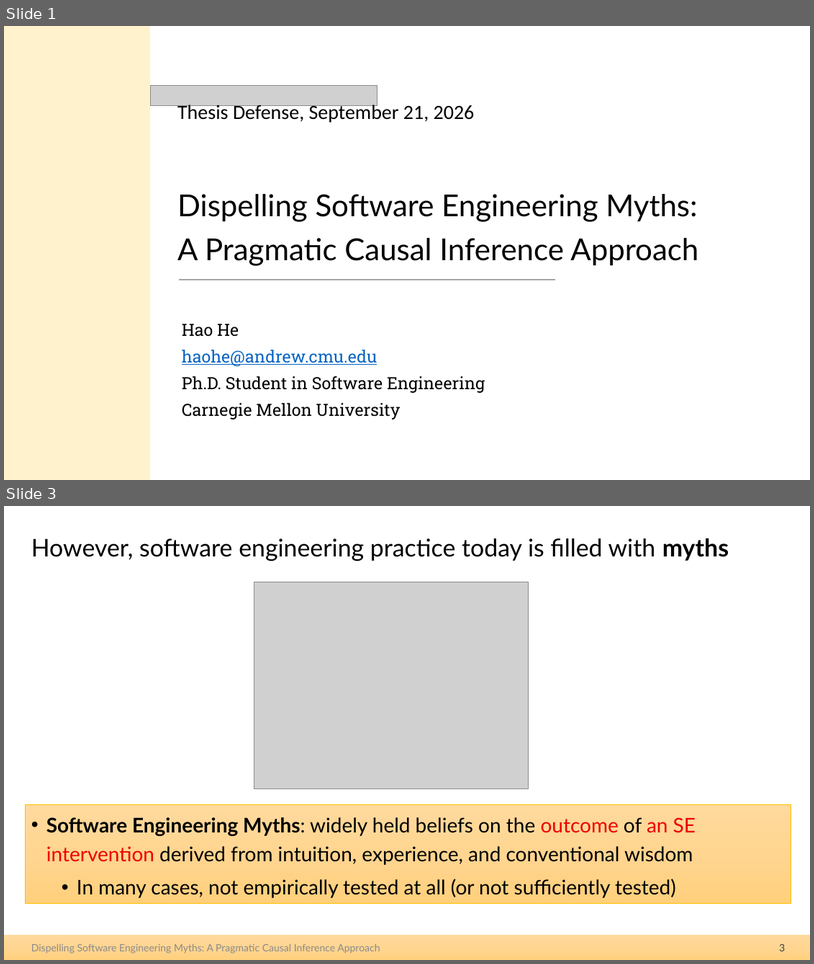
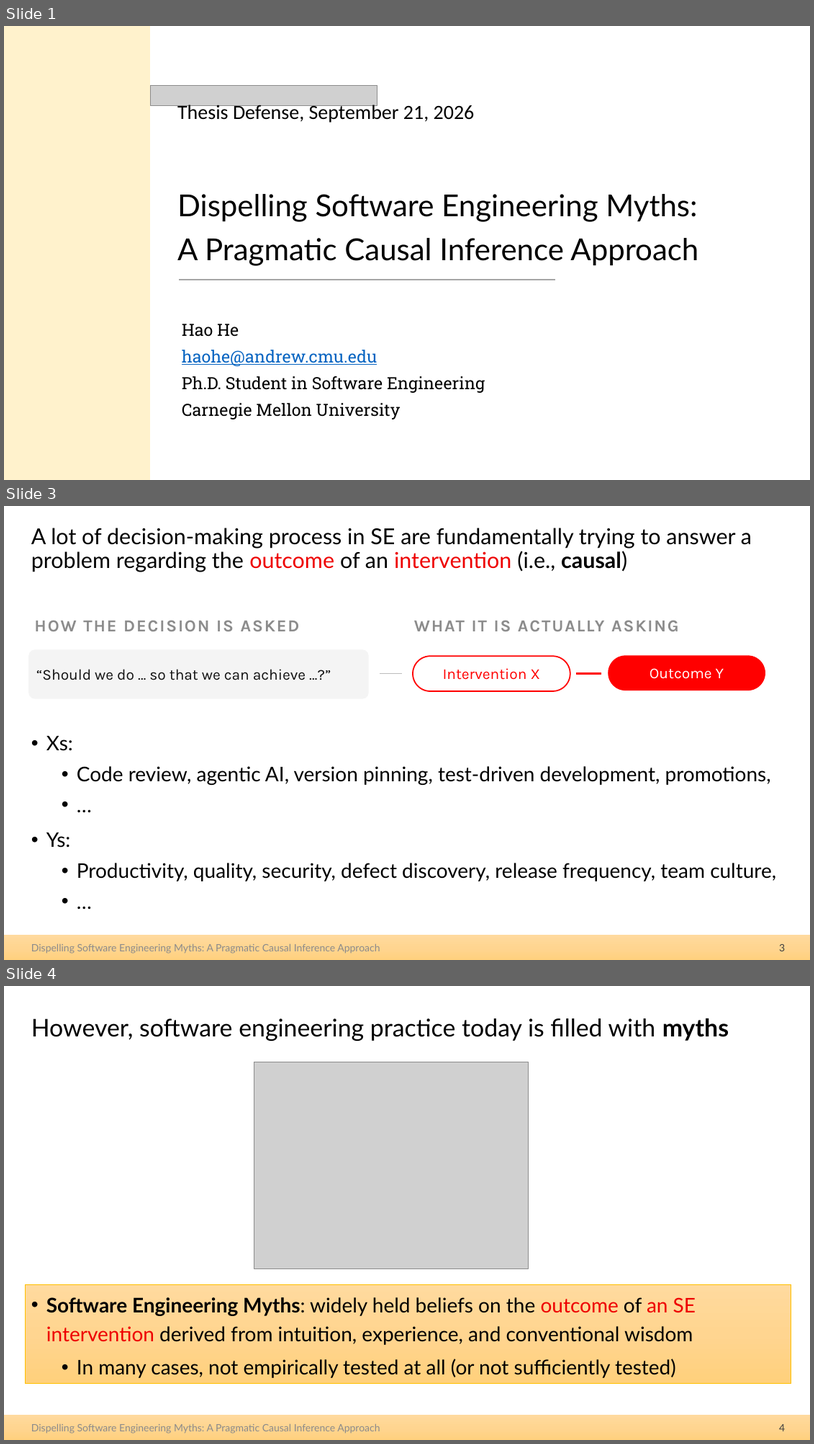
Before and after one commit to hehao98/Thesis, a slide deck: 2026.09.21-Thesis Defense.pptx. Shown one above the other, each under a label of ours: slides 1 and 3 before the commit, slides 1, 3 and 4 after it; the slides between them are not shown. The pictures are 814x964 and 814x1444 pixels, drawn with LibreOffice and Linux fonts; fonts in the diff are those of the drawing; grey boxes stand for pictures. Boxes give left, top, right and bottom in pixels: in the first picture for what was removed or moved away, otherwise in the second. Text is boxed around its words. In the diff, an @@ line names an element or a change of style, - is before the commit and + after.

```diff
--- a/2026.09.21-Thesis Defense.pptx
+++ b/2026.09.21-Thesis Defense.pptx
@@ slide 3 added at [4,506,810,960], background #FFFFFF; not listed: 1 template element that a slide beside it also shows @@
@@ title added at [31,528,752,572], 26.1 pt, text #000000 @@
+A lot of decision-making process in SE are fundamentally trying to answer a problem regarding the outcome of an intervention (i.e., causal)
@@ text added at [34,620,300,631], 20 pt, text #8C8C8C, bold @@
+HOW THE DECISION IS ASKED
@@ text added at [414,620,679,631], 20 pt, text #8C8C8C, bold @@
+WHAT IT IS ACTUALLY ASKING
@@ rounded rectangle added at [28,649,369,698], fill #F4F4F4, 18 pt, text #111111 @@
+“Should we do … so that we can achieve …?”
@@ rounded rectangle added at [413,656,570,691], fill #FFFFFF, outline #FF0000 1.5 pt, 18 pt, text #FF0000 @@
+Intervention X
@@ rounded rectangle added at [608,656,766,690], fill #FF0000, 18 pt, text #FFFFFF @@
+Outcome Y
@@ freeform shape added at [380,674,403,674], outline #BDBDBD 1.5 pt @@
@@ freeform shape added at [577,674,602,674], outline #FF0000 1.88 pt @@
@@ text added at [46,736,777,881], 24 pt, text #000000 @@
+• Xs:
+  • Code review, agentic AI, version pinning, test-driven development, promotions,
+  • …
+• Ys:
+  • Productivity, quality, security, defect discovery, release frequency, team culture,
+  • …
@@ text added at [31,944,380,953], 12 pt, text #8C8C8C @@
+Dispelling Software Engineering Myths: A Pragmatic Causal Inference Approach
@@ page number added at [779,944,785,951], 12 pt, text #404040 @@
+3
@@ what was slide 3 is now slide 4 @@
@@ page number at [779,1424,785,1431]: text changed @@
-3
+4
```
Also in this commit, not shown: 2 slides changed, 1 other file.
